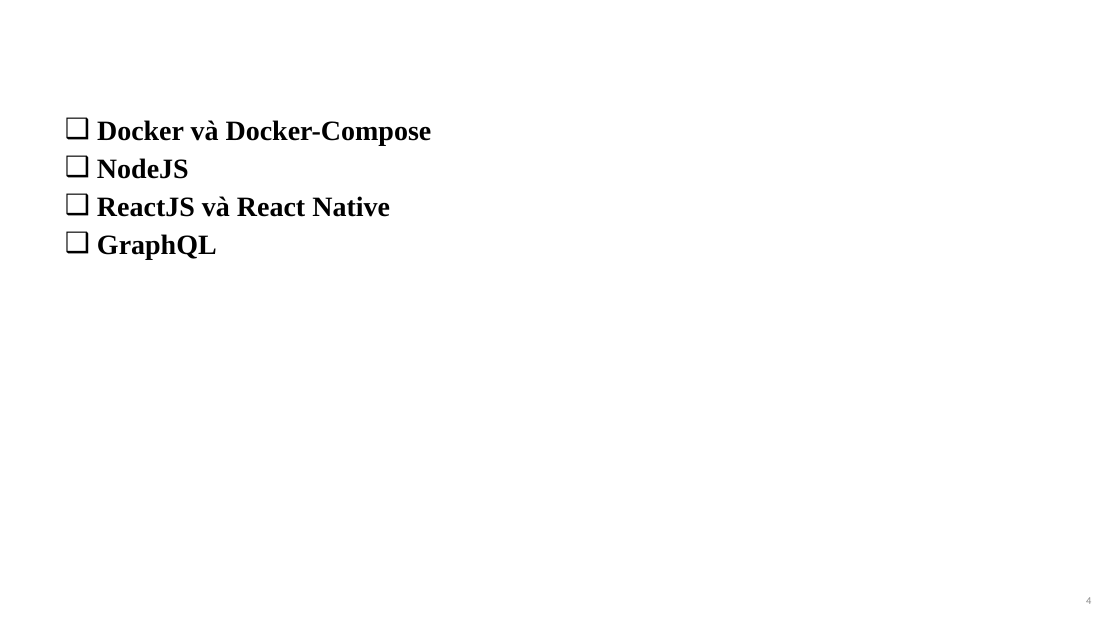
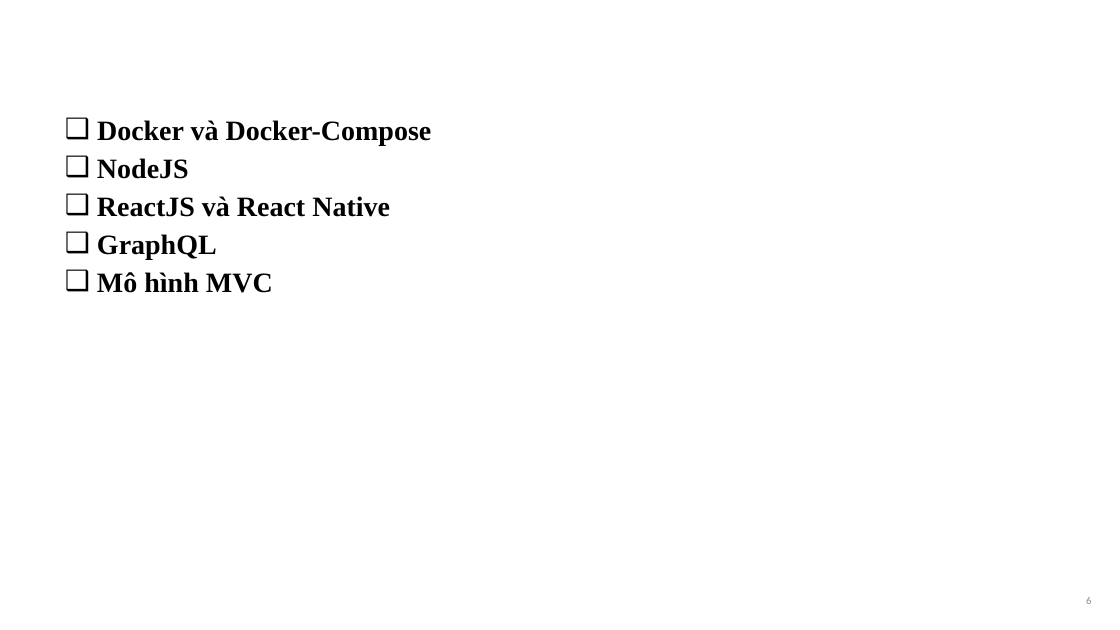
Before and after one commit to giangnt15/final-year-project, a slide deck: slide 6 of Documents/Slide_ĐATN_NTGIANG_20166022.pptx (slide 4 before the commit). Drawn at 1120x630 pixels with LibreOffice and Linux fonts; fonts in the diff are those of the drawing; background and template pictures are left out. Boxes give left, top, right and bottom in pixels: in the first picture for what was removed or moved away, otherwise in the second. Text is boxed around its words. In the diff, an @@ line names an element or a change of style, - is before the commit and + after.

```diff
--- a/Documents/Slide_ĐATN_NTGIANG_20166022.pptx
+++ b/Documents/Slide_ĐATN_NTGIANG_20166022.pptx
@@ text at <box>97,272,273,293</box>: paragraph added @@
+  ❑ Mô hình MVC
```
Also in this commit, not shown: 5 other slides changed, 18 slides added, 2 other files.
